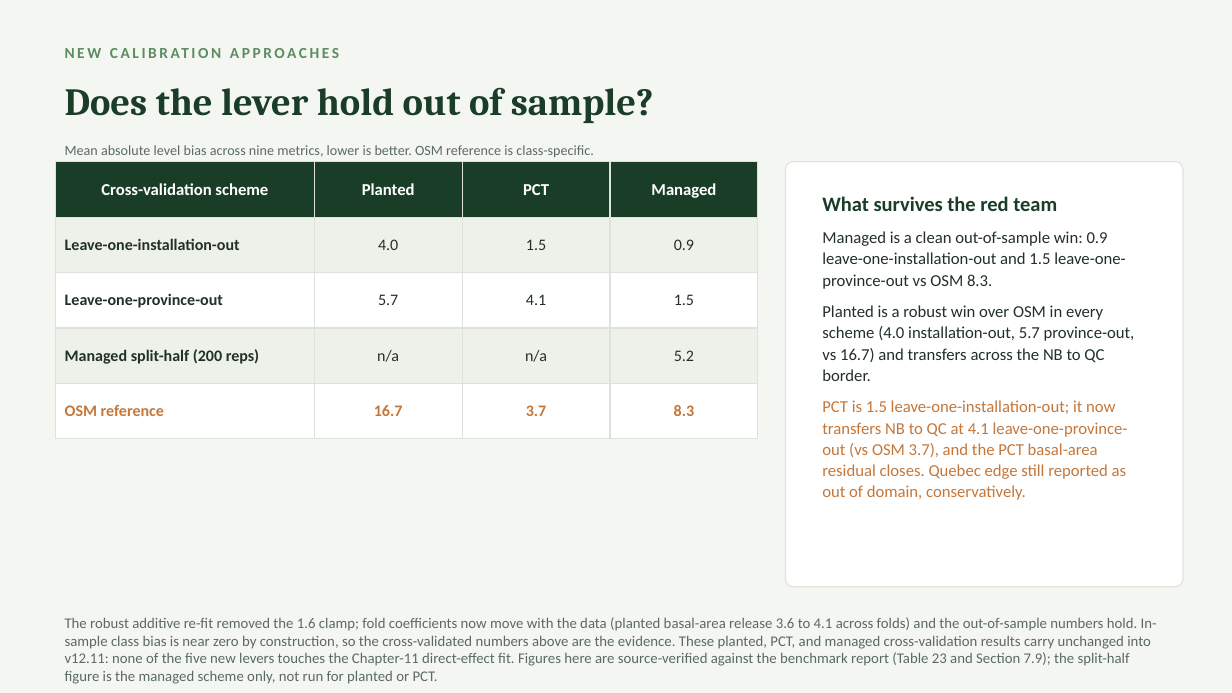
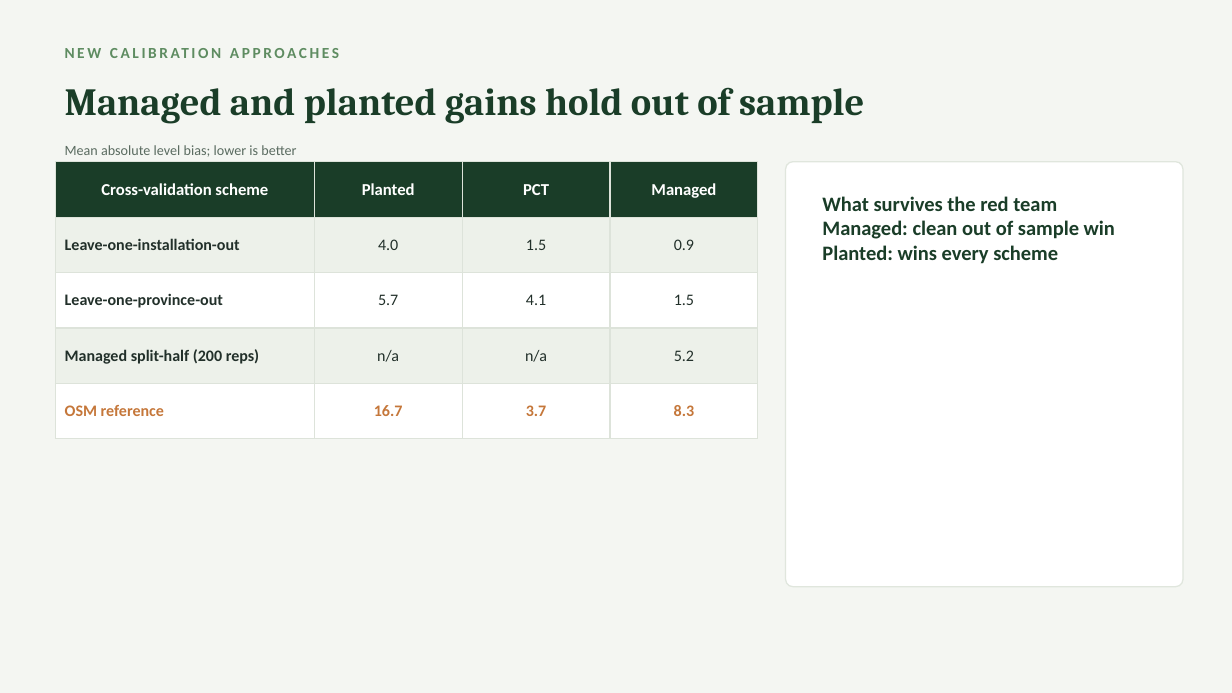
Before and after one commit to holoros/fvs-acd, a slide deck: slide 29 of FVS-ACD_Hennigar_Aug2026.pptx. Drawn at 1232x693 pixels with LibreOffice and Linux fonts; fonts in the diff are those of the drawing. Boxes give left, top, right and bottom in pixels: in the first picture for what was removed or moved away, otherwise in the second. Text is boxed around its words. In the diff, an @@ line names an element or a change of style, - is before the commit and + after.

Commit message:
v12.11 benchmark: height-coverage census, rescores, and Zenodo deposit package

```diff
--- a/FVS-ACD_Hennigar_Aug2026.pptx
+++ b/FVS-ACD_Hennigar_Aug2026.pptx
@@ text at (x1=65, y1=87, x2=864, y2=124): text changed @@
-Does the lever hold out of sample?
+Managed and planted gains hold out of sample
@@ text at (x1=65, y1=145, x2=296, y2=156): text changed @@
-Mean absolute level bias across nine metrics, lower is better. OSM reference is class-specific.
+Mean absolute level bias; lower is better
@@ text at (x1=822, y1=220, x2=1115, y2=264): text changed; size 13 to 16 pt; text colour #22302A to #1A3D28; bold on @@
-Managed is a clean out-of-sample win: 0.9 leave-one-installation-out and 1.5 leave-one-province-out vs OSM 8.3.
-Planted is a robust win over OSM in every scheme (4.0 installation-out, 5.7 province-out, vs 16.7) and transfers across the NB to QC border.
-PCT is 1.5 leave-one-installation-out; it now transfers NB to QC at 4.1 leave-one-province-out (vs OSM 3.7), and the PCT basal-area residual closes. Quebec edge still reported as out of domain, conservatively.
+Managed: clean out of sample win
+Planted: wins every scheme
@@ text removed at (x1=65, y1=617, x2=1157, y2=684) @@
-The robust additive re-fit removed the 1.6 clamp; fold coefficients now move with the data (planted basal-area release 3.6 to 4.1 across folds) and the out-of-sample numbers hold. In-sample class bias is near zero by construction, so the cross-validated numbers above are the evidence. These planted, PCT, and managed cross-validation results carry unchanged into v12.11: none of the five new levers touches the Chapter-11 direct-effect fit. Figures here are source-verified against the benchmark report (Table 23 and Section 7.9); the split-half figure is the managed scheme only, not run for planted or PCT.
```
Also in this commit, not shown: 39 other slides changed, 1 slide added, 25 other files.
